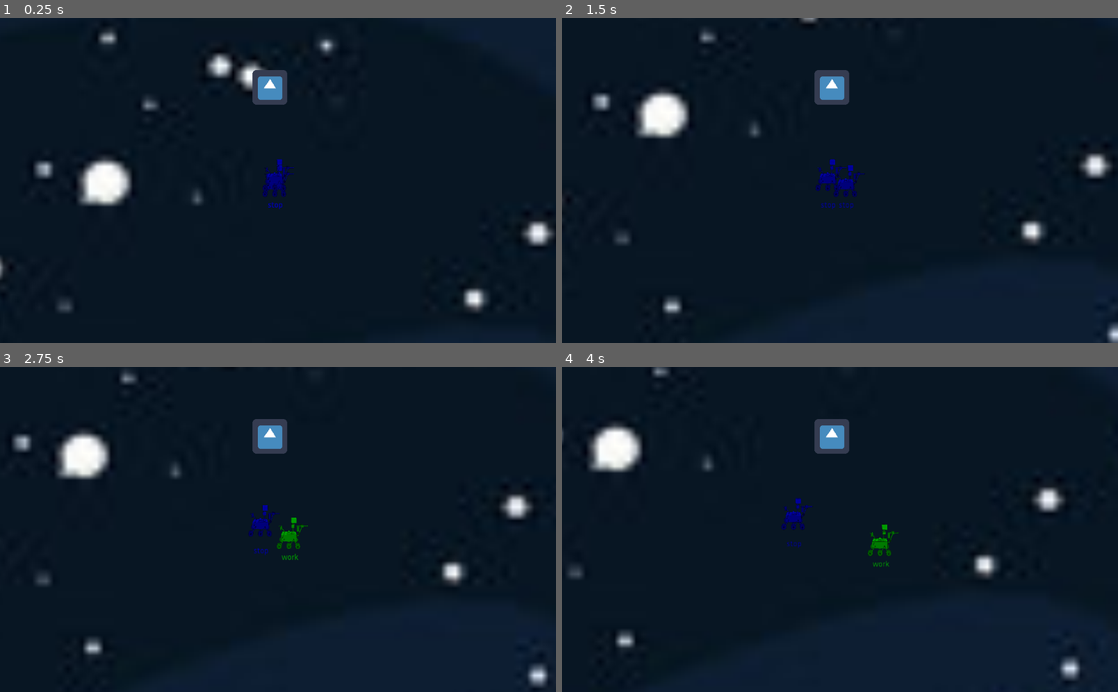
Above: before the commit, frames 1-4 (two rows, left to right).
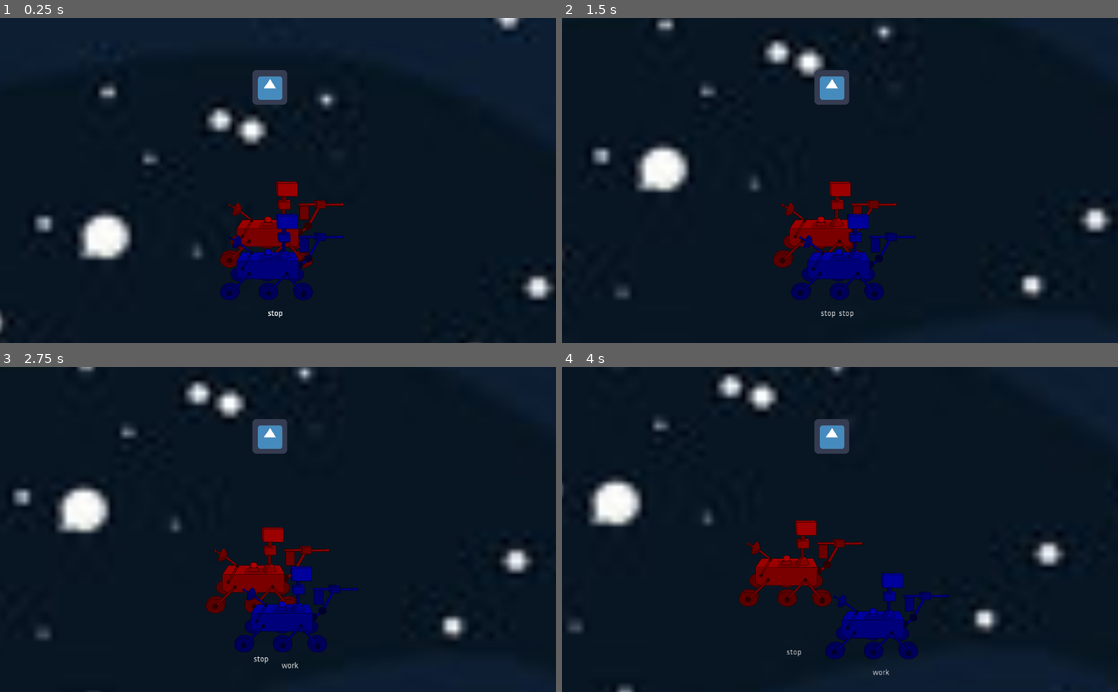
Above: after the commit, the same moments.

Repository: killicolin/SCI-GJ-3
Game: Godot game, scene res://Level1.tscn
The game is run twice, just before and just after one commit, with the same random seed, the same clock (stepped at 60 frames per second) and the same inputs. The engine's default icon, where the game draws it, is replaced by a stand-in: a white triangle on a blue panel in a dark square.
Inputs:
- Up to frame 1 (0.25 s): no input
- Up to frame 2 (1.5 s): tap Enter at 0.5 s; hold Right (p1_right) 0.53-1.28 s; hold Space (p1_action) 0.53-1.28 s; tap Down (p1_stop) at 1.35 s
- Up to frame 3 (2.75 s): hold Right (p1_right) from 2.03 s (still down); hold Q (p2_action) from 2.03 s (still down)
- Up to frame 4 (4 s): release Q (p2_action) at 2.78 s; tap D (p2_right) at 2.85 s; release Right (p1_right) at 3.53 s; hold S (p2_stop) from 3.53 s (still down)

The runs differ from the first frame. In frame 1, 9.7% of the frame differs, in the area x 0-100%, y 0-100%; in frame 2, 9.4%; in frame 3, 9.8%, in the area x 2-99%, y 0-100%; in frame 4, 9.8%.

Commit message:
[fix] camera offset + player offset + player size

Diff:
--- a/Level1.gd
+++ b/Level1.gd
@@ -18,8 +18,12 @@
 
 	p2.player = "p2"
 	p1.position = $SpawnPoint.position
+	p1.get_node("AnimatedSprite").offset = Vector2(0,-100)
+	p1.get_node("AnimatedSprite").modulate = Color(0,0,0.7)
 	p2.position = $SpawnPoint.position
-	p2.get_node("AnimatedSprite").offset = Vector2(0,-50)
+	p2.get_node("AnimatedSprite").offset = Vector2(0,-200)
+	p2.get_node("AnimatedSprite").z_index = -1
+	p2.get_node("AnimatedSprite").modulate = Color(0.7,0,0)
 
 	add_child(p1)
 	add_child(p2)
--- a/Level1.tscn
+++ b/Level1.tscn
@@ -41,6 +41,7 @@
 position = Vector2( 151, 77 )
 
 [node name="mainCamera" type="Camera2D" parent="."]
+offset = Vector2( 0, -200 )
 current = true
 script = ExtResource( 1 )
 
--- a/PlayerRobot.gd
+++ b/PlayerRobot.gd
@@ -18,10 +18,13 @@
 
 var informationOrderReady = true
 
-func ready():
-	if player == "p2":
-		$AnimatedSprite.z_index = -1
-		$AnimatedSprite.offset = Vector2(0, -500)
+#func ready():
+#	if player == "p1":
+#		$AnimatedSprite.z_index = 10
+#		$AnimatedSprite.offset = Vector2(0, 0)
+#	if player == "p2":
+#		$AnimatedSprite.z_index = -10
+#		$AnimatedSprite.offset = Vector2(0, -500)
 
 func get_input():
 	var input_direction = Vector2(0,0)
@@ -68,7 +71,7 @@
 
 func _physics_process(delta):
 	get_input()
-	check_state()
+	#check_state()
 	move_and_slide(velocity)
 
 	if not robotDisabled:
@@ -80,13 +83,13 @@
 	position.y -= delta * gravity * -1
 	$debugLabel.text = self.state
 
-func check_state():
-	if state == "broke":
-		self.modulate = Color(0.7,0,0)
-	elif state == "work":
-		self.modulate = Color(0,0.7,0)
-	elif state == "stop":
-		self.modulate = Color(0,0,0.7)
+#func check_state():
+#	if state == "broke":
+#		self.modulate = Color(0.7,0,0)
+#	elif state == "work":
+#		self.modulate = Color(0,0.7,0)
+#	elif state == "stop":
+#		self.modulate = Color(0,0,0.7)
 
 func broke():
 	if state == "work":
--- a/Robot.tscn
+++ b/Robot.tscn
@@ -20,7 +20,7 @@
 
 [node name="AnimatedSprite" type="AnimatedSprite" parent="."]
 position = Vector2( -2, 1.00001 )
-scale = Vector2( 0.151111, 0.220736 )
+scale = Vector2( 0.6, 0.6 )
 frames = SubResource( 1 )
 
 [node name="CollisionShape2D" type="CollisionShape2D" parent="."]
--- a/Sun.gd
+++ b/Sun.gd
@@ -24,7 +24,7 @@
 	print_debug("Start")
 	$Timer.set_one_shot(true)
 	$Timer.connect("timeout", self, "choose_perturbation")
-	determinate_next_perturbation()
+	#determinate_next_perturbation()
 
 func emit_on():
 	emit_signal("pertubation_on")
